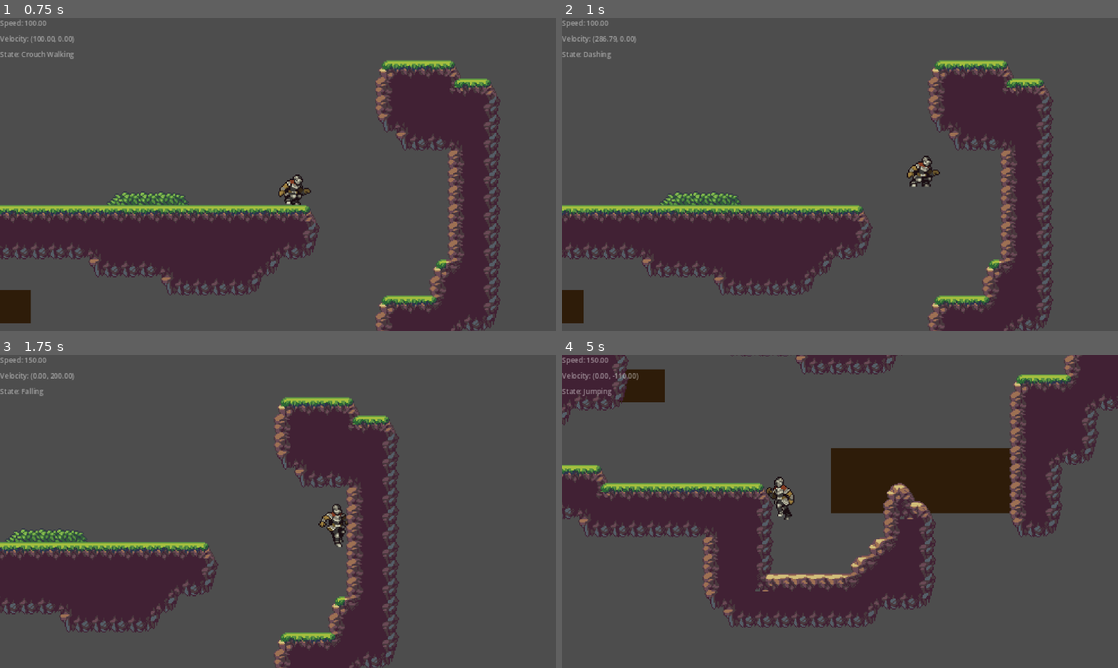
Above: before the commit, frames 1-4 (two rows, left to right).
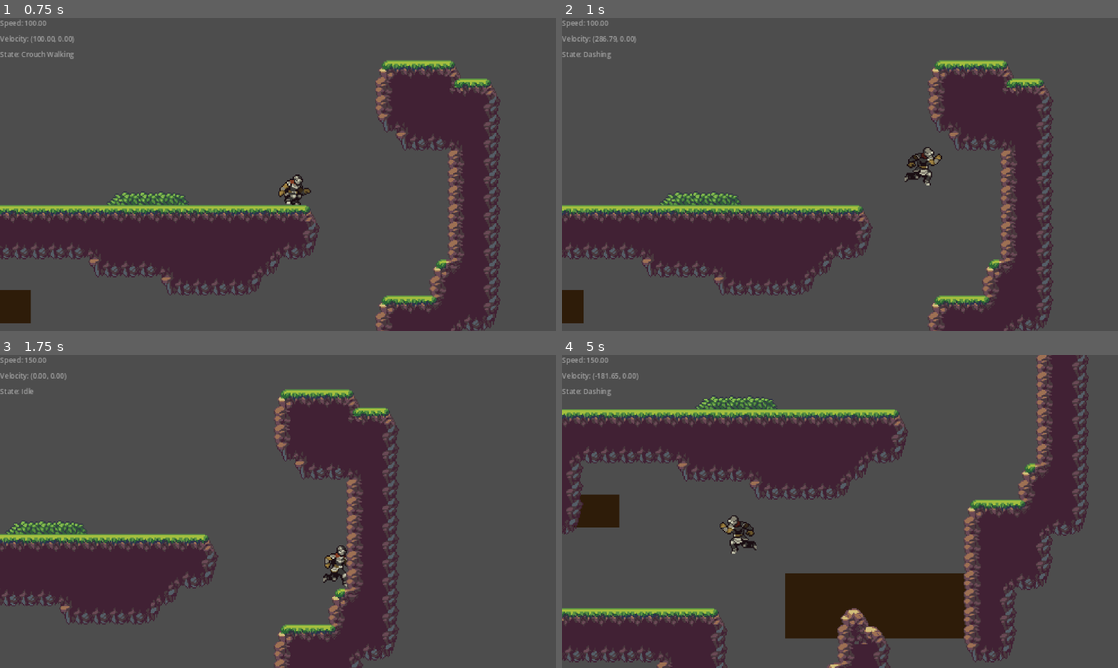
Above: after the commit, the same moments.

Repository: SaydRomey/BrunchPolice
Game: Godot game, scene res://scenes/world.tscn
The game is run twice, just before and just after one commit, with the same random seed, the same clock (stepped at 60 frames per second) and the same inputs.
Inputs:
- Up to frame 1 (0.75 s): hold D (move_right) from 0.53 s (still down); hold S (crouch) from 0.53 s (still down)
- Up to frame 2 (1 s): keep holding D (move_right); keep holding S (crouch); tap Space (jump) at 0.77 s; tap Alt (dash) at 0.8 s
- Up to frame 3 (1.75 s): keep holding D (move_right); tap Space (jump) at 1.07, 1.52 s; release S (crouch) at 1.28 s; tap Alt (dash) at 1.35 s; tap Ctrl (roll) at 1.55 s
- Up to frame 4 (5 s): tap Space (jump) at 1.82, 3.02, 3.05, 3.32, 4.52, 4.82 s; release D (move_right) at 2.03 s; hold A (move_left) 2.03-2.78 s; hold Ctrl (roll) 2.03-2.78 s; tap Shift (run) at 2.3, 2.85 s; hold D (move_right) 2.78-4.28 s; hold Space (jump) 3.53-4.28 s; tap S (crouch) at 3.8 s; hold A (move_left) from 4.28 s (still down); tap 1 (attack) at 4.35 s; tap Alt (dash) at 4.55 s

Frame 1 is identical in both runs. In frame 2, 0.4% of the frame differs, in the area x 61-69%, y 41-54%; in frame 3, 8.5%; in frame 4, 52%, in the area x 0-100%, y 0-100%.

Commit message:
testing momentum based variables for rolling and dashing

Diff:
--- a/scripts/player.gd
+++ b/scripts/player.gd
@@ -14,6 +14,7 @@
 @export var dash_distance_multiplier = 1.2
 @export var dash_cooldown = 1.0
 @export var double_tap_time = 0.3
+@export var can_double_jump = true
 
 @export_range(0.0, 1.0) var acceleration = 0.1
 @export_range(0.0, 1.0) var friction = 0.1
@@ -58,6 +59,7 @@
 var can_attack = true
 var is_attacking = false
 var is_running = false
+var has_double_jumped = false
 
 func _physics_process(delta: float) -> void:
 	is_running = Input.is_action_pressed("run")
@@ -80,15 +82,22 @@
 		velocity.y += gravity
 		velocity.y = min(velocity.y, 1000)
 
+var last_move_direction := 0
+
 func handle_horizontal_movement(delta):
+	var speed = get_current_speed()
 	var direction = Input.get_axis("move_left", "move_right")
-	var speed = get_current_speed()
+
+	if direction != 0:
+		last_move_direction = direction
+	elif !is_rolling && !is_dashing:
+		last_move_direction = 0
 
 	check_double_tap_roll() # <- Comment/uncomment this line to disable/enable it
 
 	if Input.is_action_pressed("roll") && is_on_floor() && !is_rolling:
 		if direction != 0:
-			start_roll(sign(direction))
+			start_roll(sign(last_move_direction))
 
 	if is_rolling:
 		velocity.x = current_roll_speed * roll_direction
@@ -103,10 +112,9 @@
 
 func handle_jump():
 	if Input.is_action_just_pressed("jump"):
-		if is_on_floor() || is_on_wall():
-			velocity.y = jump_force
-		else:
-			buffer_jump()
+		#if is_on_floor() || is_on_wall():
+			#velocity.y = jump_force
+		jump()
 
 	if Input.is_action_just_released("jump") && velocity.y < 0:
 		velocity.y *= decelerate_on_jump_release
@@ -117,6 +125,18 @@
 	var speed = base_speed * dash_speed_multiplier
 	var max_distance = base_speed * dash_distance_multiplier
 
+	## Momentum-based dash distance
+	#var base_distance: float = base_speed * dash_distance_multiplier
+	#var min_distance: float = 100.0
+	#var max_distance: float = 350.0
+#
+	## Use current velocity.x as momentum source, not just intended move speed
+	#var momentum_factor: float = clamp(abs(velocity.x) / run_speed, 0.5, 1.5)
+	#var max_dash_distance: float = clamp(base_distance * momentum_factor, min_distance, max_distance)
+
+	# ? Use velocity.length() instead of abs(velocity.x) for 8-way dashes.
+	# ? Vary dash_speed itself based on momentum
+
 	if Input.is_action_just_pressed("dash") && direction && !is_dashing && dash_timer <= 0:
 		is_dashing = true
 		dash_start_position = position.x
@@ -129,7 +149,13 @@
 			is_dashing = false
 		else:
 			velocity.x = dash_direction * speed * dash_curve.sample(distance / max_distance)
+			#velocity.x = dash_direction * speed * dash_curve.sample(distance / max_dash_distance)
 			velocity.y = 0
+
+
+			# Trigger slide animation mid-dash
+			if Input.is_action_pressed("crouch") && !is_crouching:
+				crouch()
 
 	dash_timer = max(0, dash_timer - delta)
 
@@ -163,6 +189,7 @@
 
 	if !was_on_floor && is_on_floor():
 		tell("Touched ground")
+		has_double_jumped = false
 		if jump_buffered:
 			tell("Buffered jump")
 			jump()
@@ -176,13 +203,23 @@
 	roll_direction = direction
 	tell("Rolling left" if direction == -1 else "Rolling right")
 
-	#current_roll_speed = run_roll_speed if is_running else walk_roll_speed
 	current_roll_speed = get_current_speed() * roll_speed_multiplier
 
 	switch_direction(roll_direction)
 	ap.play("roll")
 	roll_timer.start()
 	crouch()
+
+	## Calculate roll time based on momentum (more speed = longer roll)
+	#var base_duration: float = 0.4  # Base slide duration (seconds)
+	#var max_duration: float = 0.8   # Max cap for sliding
+	#var min_duration: float = 0.2   # Minimum floor
+#
+	## Use absolute speed for consistency
+	#var speed_factor: float = clamp(abs(velocity.x) / run_speed, 0.5, 1.5)
+	#var roll_duration: float = clamp(base_duration * speed_factor, min_duration, max_duration)
+#
+	#roll_timer.start(roll_duration)
 
 func crouch():
 	if is_crouching: return
@@ -203,10 +240,15 @@
 	cshape.position.y = -5
 
 func jump():
-	if is_rolling || !above_head_is_empty(): return
+	#if is_rolling || !above_head_is_empty(): return
+	if !above_head_is_empty(): return
 	if is_on_floor() || can_coyote_jump:
 		velocity.y = jump_force
 		can_coyote_jump = false
+		has_double_jumped = false
+	elif can_double_jump && !has_double_jumped:
+		velocity.y = jump_force
+		has_double_jumped = true
 	else:
 		buffer_jump()
 
@@ -227,7 +269,9 @@
 		ap.play("roll")
 	elif is_dashing:
 		if is_crouching && is_on_floor():
-			ap.play("slide" if is_crouching else "dash")
+			ap.play("slide")
+		else:
+			ap.play("dash")
 	elif is_attacking:
 		ap.play("crouch_attack" if is_crouching else "attack")
 	elif is_on_floor():
@@ -251,7 +295,9 @@
 
 func _on_roll_timer_timeout():
 	is_rolling = false
-	if above_head_is_empty():
+	velocity.x *= 0.5 # Smooth stop after sliding
+
+	if above_head_is_empty() && !is_crouching:
 		stand()
 	else:
 		crouch()
@@ -293,7 +339,10 @@
 	elif is_dashing:
 		state = "Dashing"
 	elif !is_on_floor():
-		state = "Jumping" if velocity.y < 0 else "Falling"
+		if has_double_jumped:
+			state = "Double Jumping" if velocity.y < 0 else "Falling"
+		else:
+			state = "Jumping" if velocity.y < 0 else "Falling"
 	elif is_crouching:
 		if abs(velocity.x) > 0.1:
 			state = "Crouch Running" if is_running else "Crouch Walking"
